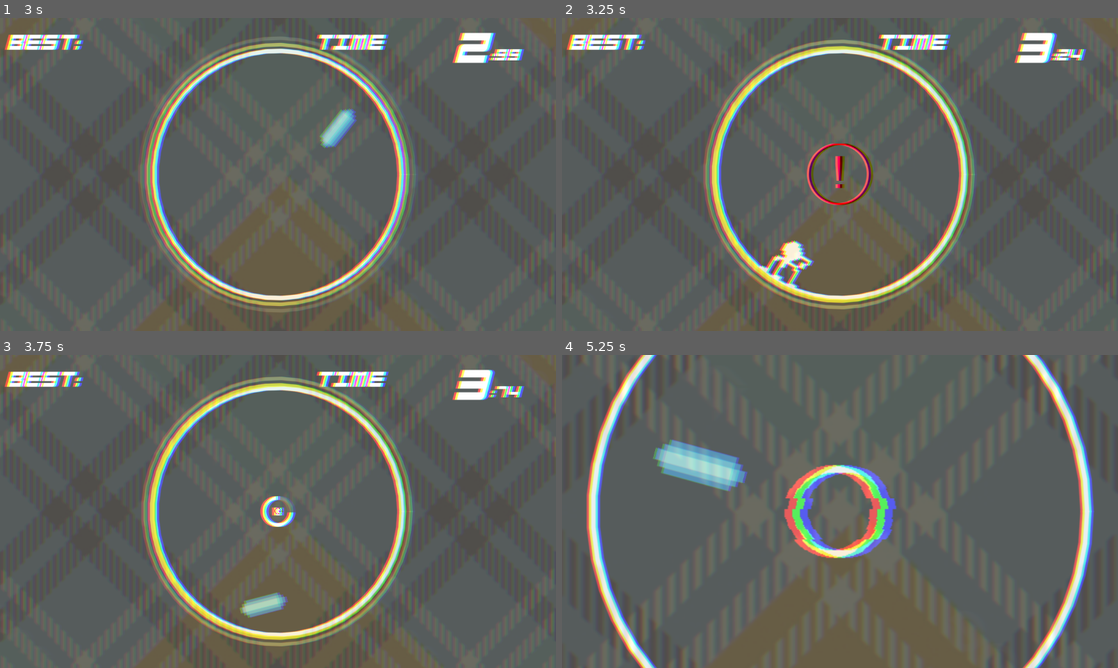
Above: before the commit, frames 1-4 (two rows, left to right).
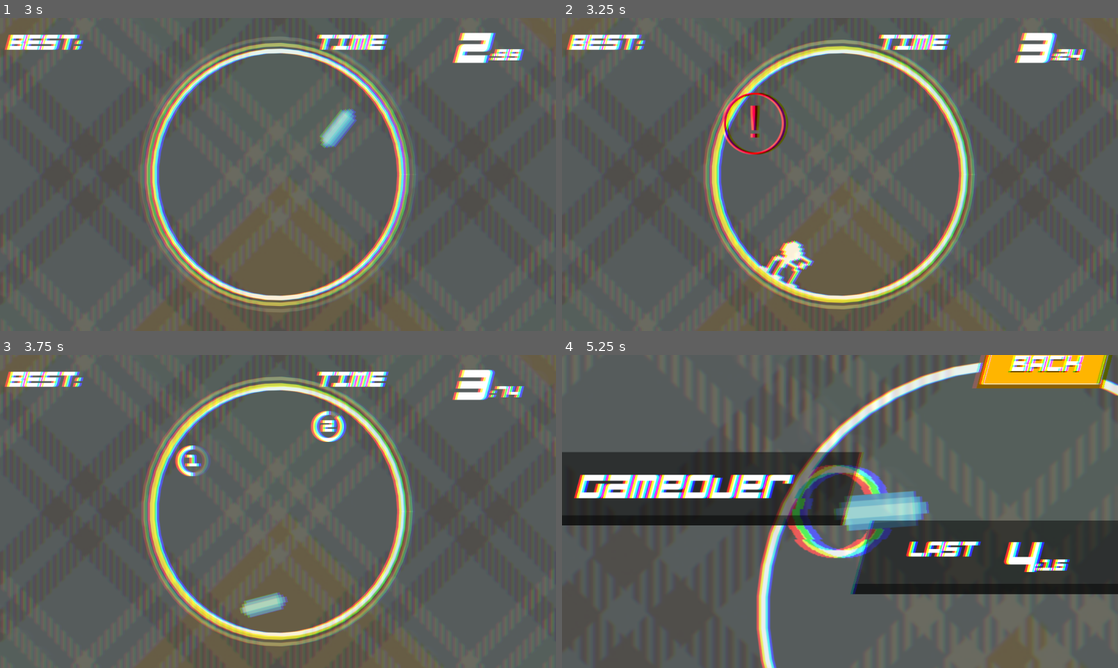
Above: after the commit, the same moments.

Repository: jokw1228/Slay_The_Circle
Game: Godot game, scene res://scenes/rooms/RoomTest/RoomTest.tscn
Two runs of this game, one before a commit and one after it. Both use one fixed random seed, a clock stepped at 60 frames per second and the inputs below. This scene is started directly instead of the project's main scene. Sound files missing from this copy of the repository are replaced by a short silence.
Inputs (mouse positions are in pixels of both pictures, inside the frame that each line leads up to):
- Up to frame 1 (3 s): move the mouse to (400, 158) at 0.52 s; click (400, 158) at 0.67 s; move the mouse to (166, 190) at 1.27 s; click (166, 190) at 1.42 s; move the mouse to (333, 105) at 2.02 s; click (333, 105) at 2.17 s; move the mouse to (250, 237) at 2.77 s; click (250, 237) at 2.92 s
- Up to frame 2 (3.25 s): no input
- Up to frame 3 (3.75 s): move the mouse to (444, 558) at 3.52 s; click (444, 558) at 3.67 s
- Up to frame 4 (5.25 s): move the mouse to (673, 464) at 4.27 s; click (673, 464) at 4.42 s; move the mouse to (867, 511) at 5.02 s; click (867, 511) at 5.17 s

Frame 1 is identical in both runs. In frame 2, 1.4% of the frame differs, in the area x 28-56%, y 23-60%; in frame 3, 1.3%; in frame 4, 36%, in the area x 0-100%, y 0-100%.

Commit message:
misc

Diff:
--- a/scenes/bombgenerators/testbombgenerators/JinhyunBombGenerator.gd
+++ b/scenes/bombgenerators/testbombgenerators/JinhyunBombGenerator.gd
@@ -8,15 +8,18 @@
 	#
 	#pattern_angry_face()
 	#await get_tree().create_timer(5.5).timeout
-	#
-	#pattern_numeric(12)
-	#await get_tree().create_timer(5.5).timeout
-	#
-	#pattern_spiral()
-	#await get_tree().create_timer(5.5).timeout
-	#
-	#pattern_blocking()
-	#await get_tree().create_timer(5.5).timeout
+
+	pattern_numeric(12)
+	await get_tree().create_timer(5.5).timeout
+
+	pattern_spiral()
+	await get_tree().create_timer(6).timeout
+
+	pattern_blocking()
+	await get_tree().create_timer(5.5).timeout
+
+	pattern_blocking()
+	await get_tree().create_timer(5.5).timeout
 
 	pattern_rotation()
 	await  get_tree().create_timer(5.5).timeout
@@ -95,5 +98,8 @@
 	await  get_tree().create_timer(0.2).timeout
 	PlayingFieldInterface.rotation_stop()
 	for i in range(10):
-		create_normal_bomb(player_position.rotated(PI/2) * 0.6, 0.5, 1.5)
-		await  get_tree().create_timer(1).timeout
+		bomb1 = create_rotationspeedup_bomb(Vector2(0, 0), 0.5, 1, 4*PI)
+		await bomb1.tree_exited
+
+		await  get_tree().create_timer(0.2).timeout
+		PlayingFieldInterface.rotation_stop()
